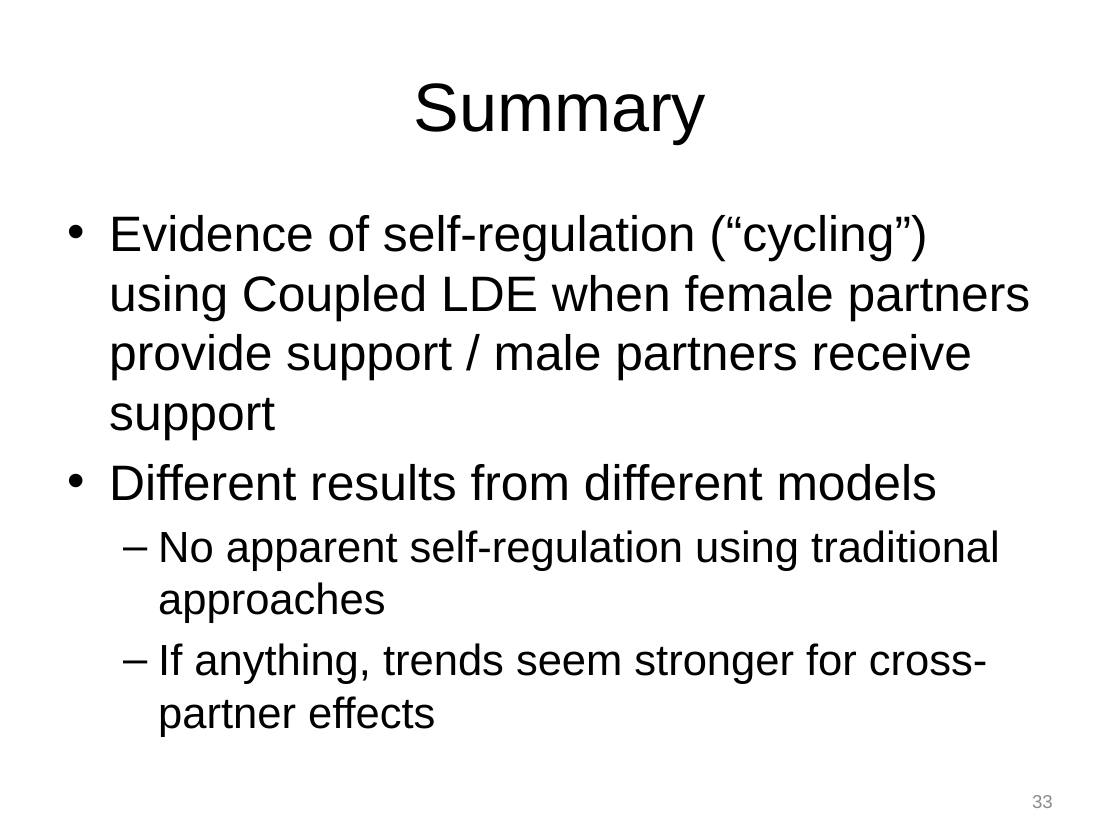
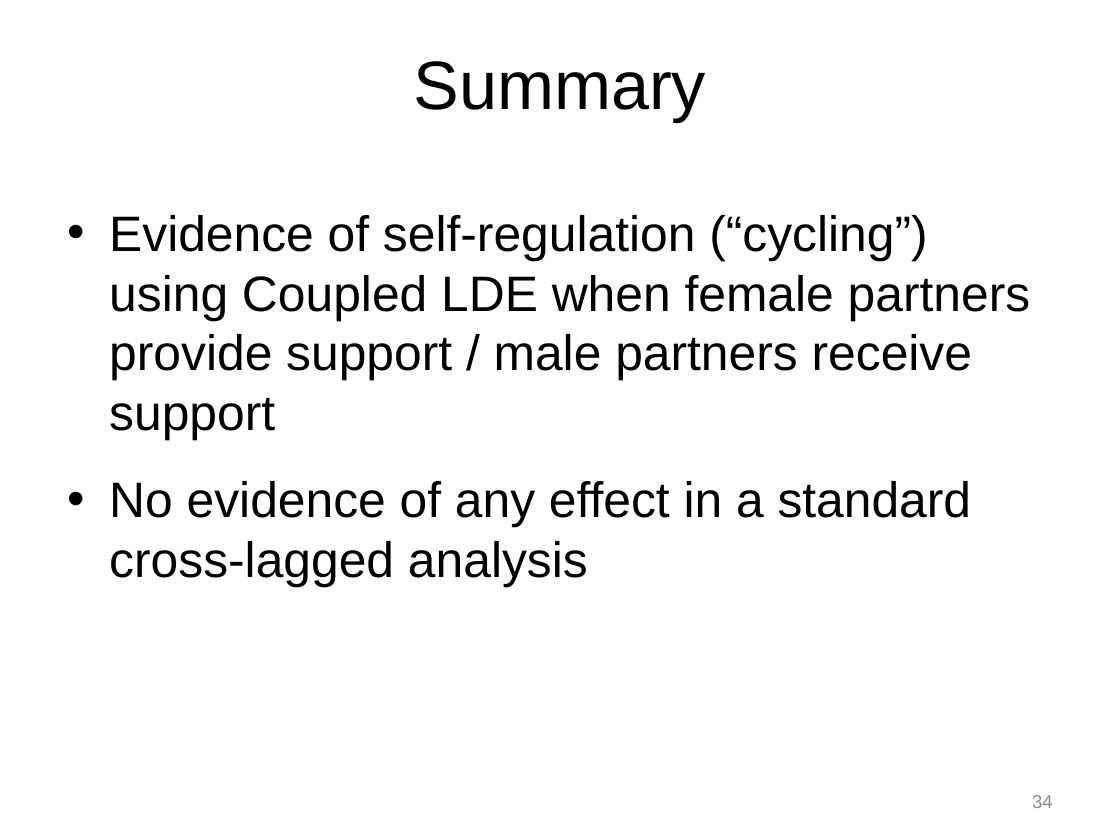
Before and after one commit to mayazrm/KZNB, a slide deck: slide 34 of DSM/Bolger_DSM_Report_from_the_Trenches_170613KZ.pptx (slide 33 before the commit). Drawn at 1120x840 pixels with LibreOffice and Linux fonts; fonts in the diff are those of the drawing. Boxes give left, top, right and bottom in pixels: in the first picture for what was removed or moved away, otherwise in the second. Text is boxed around its words. In the diff, an @@ line names an element or a change of style, - is before the commit and + after.

```diff
--- a/DSM/Bolger_DSM_Report_from_the_Trenches_170613KZ.pptx
+++ b/DSM/Bolger_DSM_Report_from_the_Trenches_170613KZ.pptx
@@ title "Summary": place and size @@
-title "Summary" at box(413, 83, 706, 143)
+title "Summary" at box(413, 61, 706, 122)
@@ text at box(109, 481, 972, 587): text changed; size 28 to 32 pt @@
-• Different results from different models
-  – No apparent self-regulation using traditional approaches
-  – If anything, trends seem stronger for cross-partner effects
+• No evidence of any effect in a standard cross-lagged analysis
@@ page number at box(1032, 795, 1053, 808): text changed @@
-33
+34
```
Also in this commit, not shown: 9 other slides changed, 2 slides added, 3 slides removed, 7 other files.
